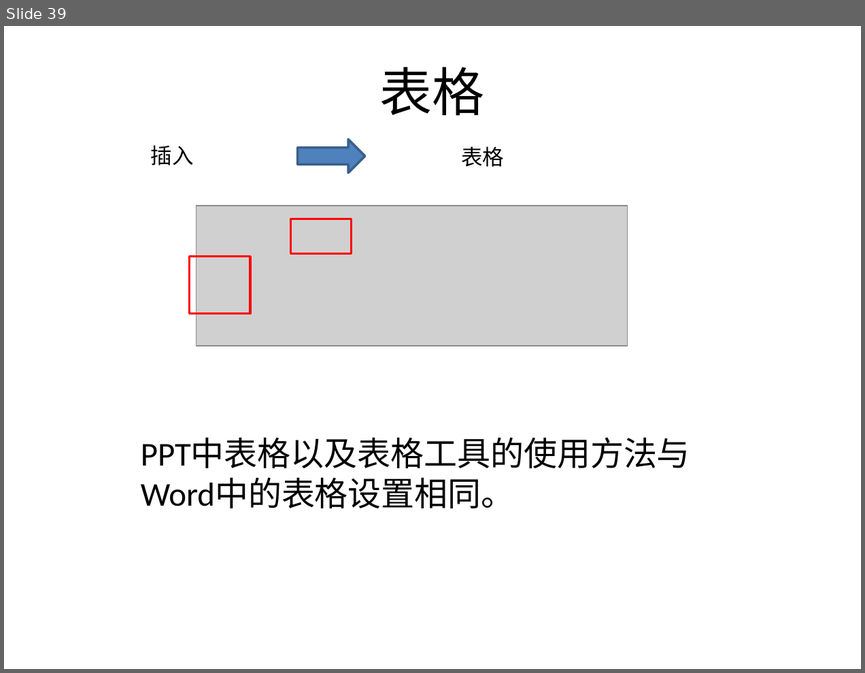
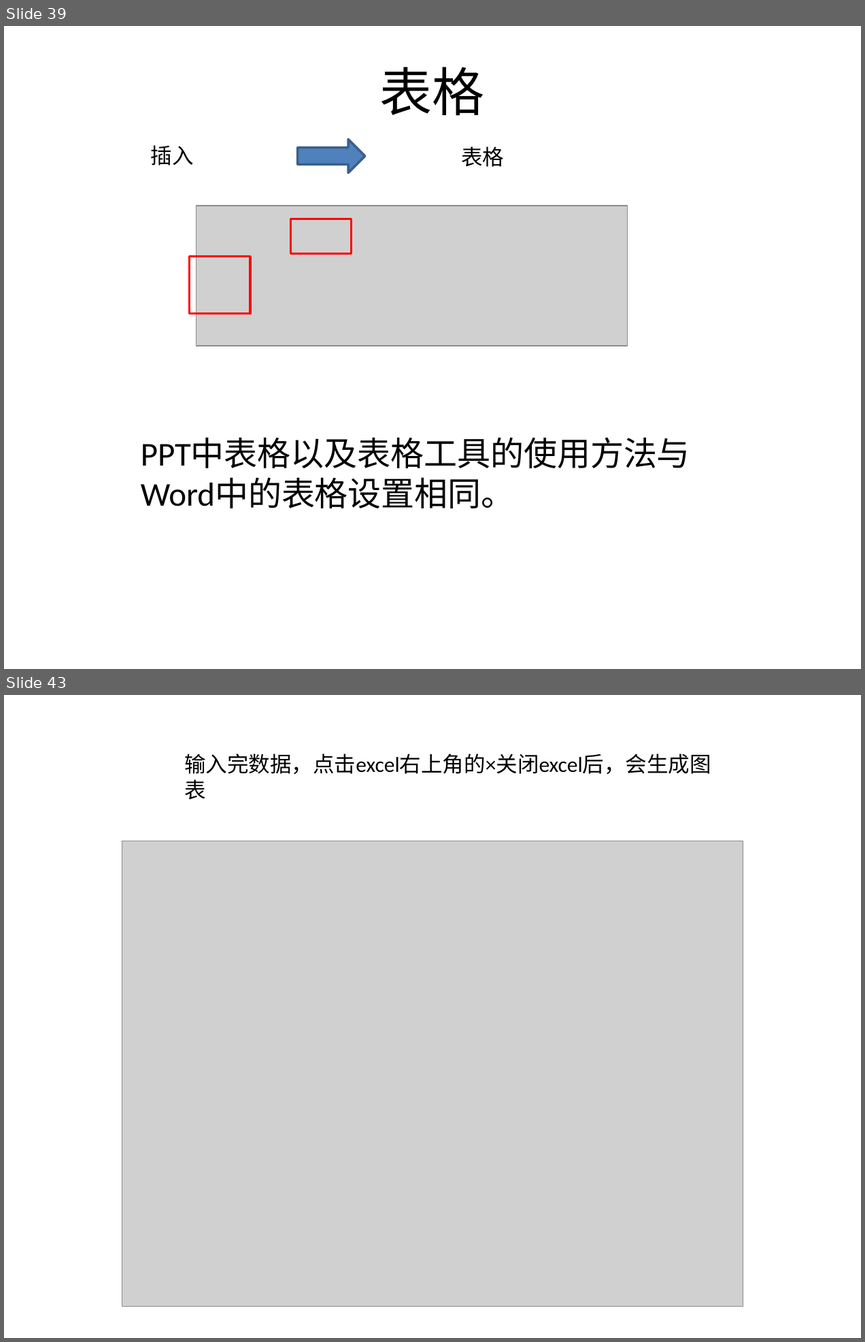
Before and after one commit to sans123wx/class, a slide deck: 第5章ppt/PowerPoint.pptx. Shown one above the other, each under a label of ours: slide 39 before the commit, slides 39 and 43 after it; the slides between them are not shown. The pictures are 865x673 and 865x1342 pixels, drawn with LibreOffice and Linux fonts; fonts in the diff are those of the drawing; grey boxes stand for pictures. Boxes give left, top, right and bottom in pixels: in the first picture for what was removed or moved away, otherwise in the second. Text is boxed around its words. In the diff, an @@ line names an element or a change of style, - is before the commit and + after.

```diff
--- a/第5章ppt/PowerPoint.pptx
+++ b/第5章ppt/PowerPoint.pptx
@@ slide 43 added at [4, 695, 861, 1338], background #FFFFFF @@
@@ text added at [184, 753, 711, 800], 18 pt, text #000000 @@
+输入完数据，点击excel右上角的×关闭excel后，会生成图表
@@ picture added at [122, 841, 743, 1306] @@
```
Also in this commit, not shown: 1 slide changed, 5 other slides added, 9 other files.
